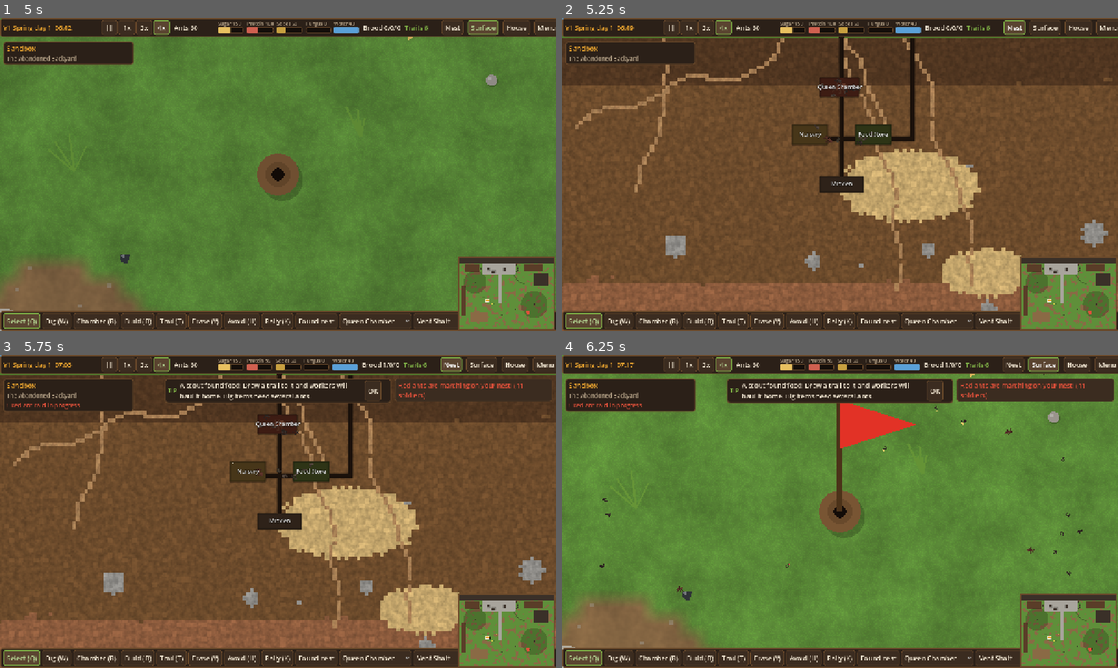
Above: before the commit, frames 1-4 (two rows, left to right).
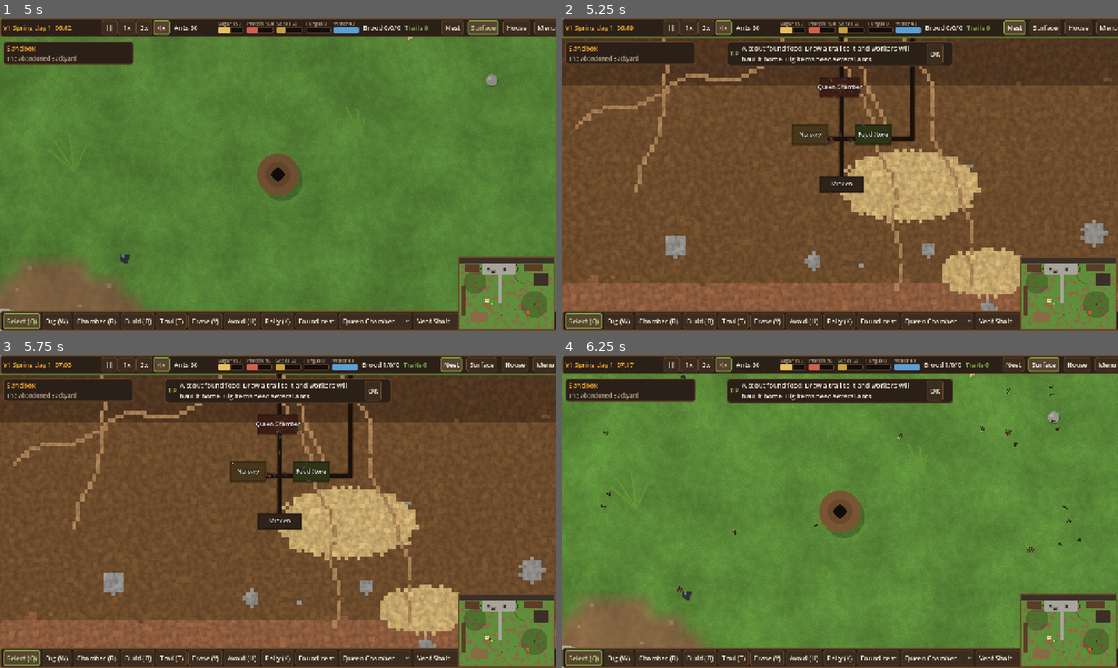
Above: after the commit, the same moments.

Repository: SubToFeralsloth11/Underfoot
Game: Godot game, scene res://Main.tscn
The game is run twice, just before and just after one commit, with the same random seed, the same clock (stepped at 60 frames per second) and the same inputs. This scene is started directly instead of the project's main scene.
Inputs:
- Up to frame 1 (5 s): click "OK" at 0.5 s; click "OK" at 1.25 s; click "||" at 2 s; click "1x" at 2.75 s; click "2x" at 3.5 s; click "4x" at 4.25 s
- Up to frame 2 (5.25 s): click "Nest" at 5 s
- Up to frame 3 (5.75 s): no input
- Up to frame 4 (6.25 s): click "Surface" at 5.75 s

Frame 1 is identical in both runs. In frame 2, 2.8% of the frame differs, in the area x 29-88%, y 7-91%; in frame 3, 1.4%; in frame 4, 4.4%, in the area x 0-100%, y 6-92%.
Error in both runs: Invalid access to property or key 'camera' on a base object of type 'Nil'. (res://Main.gd:94)

Commit message:
Fix raid combat across hash cells, collapse cascades and harsh seepage; wire remaining trait unlocks

Diff:
--- a/data/castes.json
+++ b/data/castes.json
@@ -5,7 +5,7 @@
   "nurse":   {"index": 3, "hp": 8,  "speed": 0.9, "carry": 1, "dig": 0.2, "attack": 0, "food_cost": 1, "sense": 1.0, "grip": 0.8, "nurse": 1.0, "lifespan_days": 70, "size": 4.5, "diet": 0.6,  "feeds": 4, "wander": 0.3, "color": "#4a3628", "producible": true, "unlock": ""},
   "major":   {"index": 4, "hp": 60, "speed": 0.7, "carry": 4, "dig": 1.5, "attack": 12, "food_cost": 5, "sense": 1.0, "grip": 4.0, "nurse": 0.0, "lifespan_days": 45, "size": 9.0, "diet": 1.0,  "feeds": 9, "wander": 0.2, "color": "#3d140a", "producible": true, "unlock": "caste:major"},
   "minim":   {"index": 5, "hp": 4,  "speed": 1.2, "carry": 0.5, "dig": 0.6, "attack": 0.5, "food_cost": 0.4, "sense": 1.2, "grip": 0.6, "nurse": 0.8, "lifespan_days": 35, "size": 3.0, "diet": 0.2, "feeds": 2, "wander": 0.4, "color": "#2e2418", "producible": true, "unlock": "caste:minim"},
-  "queen":   {"index": 6, "hp": 50, "speed": 0.3, "carry": 0, "dig": 0.0, "attack": 2, "food_cost": 4, "sense": 1.0, "grip": 2.0, "nurse": 0.4, "lifespan_days": 100000, "size": 12.0, "diet": 1.0, "feeds": 12, "wander": 0.0, "color": "#6a2a12", "producible": false, "unlock": ""},
+  "queen":   {"index": 6, "hp": 300, "speed": 0.3, "carry": 0, "dig": 0.0, "attack": 4, "food_cost": 4, "sense": 1.0, "grip": 2.0, "nurse": 0.4, "lifespan_days": 100000, "size": 12.0, "diet": 1.0, "feeds": 12, "wander": 0.0, "color": "#6a2a12", "producible": false, "unlock": ""},
   "royal":   {"index": 7, "hp": 15, "speed": 1.4, "carry": 0, "dig": 0.0, "attack": 1, "food_cost": 2, "sense": 1.0, "grip": 1.0, "nurse": 0.0, "lifespan_days": 30, "size": 9.0, "diet": 1.0, "feeds": 10, "wander": 0.1, "color": "#7a3a1a", "producible": false, "unlock": ""},
   "_ants": {
     "base_speed": 45.0,
--- a/data/nest.json
+++ b/data/nest.json
@@ -28,7 +28,7 @@
     "air_lethal": 22,
     "air_damage": 0.6,
     "rain_entrance_inflow": 40.0,
-    "rain_seep": 2.2,
+    "rain_seep": 0.6,
     "seep_depth_mm": 140.0,
     "water_flow": 0.5,
     "drain_rate": 4.0,
--- a/sim/AntSim.gd
+++ b/sim/AntSim.gd
@@ -331,7 +331,7 @@
 	for c in ncol:
 		var col = _cols[c]
 		_home_pos[c] = world.nests[col.nest].surface_pos
-		_player_w[c] = player_weight * col.mult("pheromone.player_strength")
+		_player_w[c] = player_weight * col.mult("pheromone.player_strength") * (1.5 if col.has_unlock("behaviour:hive_mind") else 1.0)
 		for k in ncastes:
 			_speed[c * ncastes + k] = col.c_speed[k]
 			_sense[c * ncastes + k] = sense_dist * col.c_sense[k]
@@ -570,7 +570,10 @@
 					job[i] = J_NONE
 					return
 				state[i] = DIG
-				if g.dig(mc, col.c_dig[ci] * dt):
+				var work: float = col.c_dig[ci] * dt
+				if col.has_unlock("behaviour:deep_shafts") and g.soil(mc).get("id", "") in ["clay", "gravel", "root"]:
+					work *= 2.0
+				if g.dig(mc, work):
 					world.on_cell_dug(inside[i], mc)
 					carry[i] = ITEM_SPOIL
 					carry_amt[i] = 1.0
@@ -655,12 +658,25 @@
 				if f[c] > 0 and f[c] < NestGrid.INF:
 					_nest_move(i, g, c, f, spd)
 				else:
+					# In the queen chamber: go for the queen herself; grab brood on the way out.
 					var victim = world.colonies[g.owner]
-					if victim.brood.size() > 0 and world.rng_ants.randf() < 0.02:
+					var q: int = victim.queen_ant
+					if q >= 0 and is_alive(q) and layer[q] == LAYER_NEST and inside[q] == inside[i]:
+						var d := pos[q] - pos[i]
+						if d.length() > 3.0:
+							var np := pos[i] + d.normalized() * minf(spd, d.length() - 2.0)
+							if g.passable(np):
+								pos[i] = np
+						heading[i] = d.angle()
+						if state[i] != FIGHT:
+							state[i] = FIGHT
+							target[i] = -q - 2
+					elif victim.brood.size() > 0 and world.rng_ants.randf() < 0.02:
 						victim.brood.pop_back()
 						carry[i] = 6
 						carry_amt[i] = 1.0
-					_jitter(i, g, c, spd * 0.5)
+					else:
+						_jitter(i, g, c, spd * 0.5)
 			else:
 				if _nest_go_exit(i, g, c, spd):
 					_exit_to_surface(i, g, c)
@@ -1087,35 +1103,61 @@
 	var hc := hcell[i]
 	if hc < 0:
 		return
-	var j := hash_head[hc]
 	var me := faction[i]
 	var p := pos[i]
 	var sp := space_of(i)
-	while j >= 0:
-		if j != i and faction[j] != me and state[j] != DEAD and space_of(j) == sp and pos[j].distance_squared_to(p) < 64.0:
-			var dmg: float = col.c_attack[caste[i]] * dt
-			var other = world.colonies[home[j]]
-			if col.has_unlock("behaviour:decapitate") and world.rng_ants.randf() < 0.05 * dt:
-				dmg = 999.0
-			if col.has_unlock("behaviour:formic_spray"):
-				dmg *= 1.3
-			dmg *= other.mult("combat.damage_taken")
-			hp[j] -= dmg
-			if state[i] != FIGHT:
-				state[i] = FIGHT
-				target[i] = -j - 2
-			if state[j] != FIGHT and state[j] != HAUL:
-				state[j] = FIGHT
-				target[j] = -i - 2
-			var ph: PheromoneField = world.pher[sp]
-			ph.deposit(p.x, p.y, me * PheromoneField.PER_FACTION + PheromoneField.ALARM, alarm_deposit * 0.5)
-			if hp[j] <= 0.0:
-				col.kills["ant"] = col.kills.get("ant", 0) + 1
-				kill(j, "combat")
-				if state[i] == FIGHT:
-					state[i] = WANDER if layer[i] != LAYER_NEST else TASK
-			return
-		j = hash_next[j]
+	# Keep hitting the current foe if still in reach.
+	var foe := -1
+	var t := target[i]
+	if t <= -2:
+		var e := -t - 2
+		if e < n and state[e] != DEAD and faction[e] != me and space_of(e) == sp and pos[e].distance_squared_to(p) < 64.0:
+			foe = e
+	if foe < 0:
+		# Search this hash cell and its 8 neighbours (foes straddle cell borders).
+		var hx := hc % HASH_W
+		var hy := hc / HASH_W
+		for dy in range(-1, 2):
+			var yy := hy + dy
+			if yy < 0 or yy >= HASH_H:
+				continue
+			for dx in range(-1, 2):
+				var xx := hx + dx
+				if xx < 0 or xx >= HASH_W:
+					continue
+				var j := hash_head[yy * HASH_W + xx]
+				while j >= 0:
+					if j != i and faction[j] != me and state[j] != DEAD and space_of(j) == sp and pos[j].distance_squared_to(p) < 64.0:
+						foe = j
+						break
+					j = hash_next[j]
+				if foe >= 0:
+					break
+			if foe >= 0:
+				break
+	if foe < 0:
+		return
+	var dmg: float = col.c_attack[caste[i]] * dt
+	var other = world.colonies[home[foe]]
+	if col.has_unlock("behaviour:decapitate") and world.rng_ants.randf() < 0.05 * dt:
+		dmg = 999.0
+	if col.has_unlock("behaviour:formic_spray"):
+		dmg *= 1.3
+	dmg *= other.mult("combat.damage_taken")
+	hp[foe] -= dmg
+	if state[i] != FIGHT:
+		state[i] = FIGHT
+	target[i] = -foe - 2
+	if state[foe] != FIGHT and state[foe] != HAUL:
+		state[foe] = FIGHT
+		target[foe] = -i - 2
+	var ph: PheromoneField = world.pher[sp]
+	ph.deposit(p.x, p.y, me * PheromoneField.PER_FACTION + PheromoneField.ALARM, alarm_deposit * 0.5)
+	if hp[foe] <= 0.0:
+		col.kills["ant"] = col.kills.get("ant", 0) + 1
+		kill(foe, "combat")
+		if state[i] == FIGHT:
+			state[i] = WANDER if layer[i] != LAYER_NEST else TASK
 
 
 # ---------------------------------------------------------------- hazards
--- a/sim/Creatures.gd
+++ b/sim/Creatures.gd
@@ -67,6 +67,8 @@
 	if not flags.get("creatures", false):
 		return
 	var rate: float = float(season.get("creature_rate", 0.5)) * float(diff.get("creature_rate", 1.0)) * world.year_ramp()
+	# Small colonies get fewer visitors: threats scale in with the population.
+	rate *= clampf(world.colony_population() / 80.0, 0.2, 1.0)
 	var rng: RandomNumberGenerator = world.rng_creatures
 	var attempts := int(rate) + (1 if rng.randf() < fmod(rate, 1.0) else 0)
 	for a in attempts:
--- a/sim/NestGrid.gd
+++ b/sim/NestGrid.gd
@@ -681,11 +681,13 @@
 	if kind != "nest":
 		return filled
 	var rubble := soil_id_index("rubble")
+	# Rubble that fell during this check settles before it can cave in again.
+	var fresh := {}
 	for y in range(maxi(_min_open_row, 1), mini(_max_open_row + 1, h)):
 		var x := 0
 		while x < w:
 			var c := y * w + x
-			if solidity[c] != 0 or not _weak_ceiling(c - w):
+			if solidity[c] != 0 or not _weak_ceiling(c - w) or fresh.has(c - w):
 				x += 1
 				continue
 			var x0 := x
@@ -693,7 +695,7 @@
 			var chance := 0.0
 			while x < w:
 				var cc := y * w + x
-				if solidity[cc] != 0 or not _weak_ceiling(cc - w):
+				if solidity[cc] != 0 or not _weak_ceiling(cc - w) or fresh.has(cc - w):
 					break
 				var s: Dictionary = _soils[soil_type[cc - w]]
 				var ms := float(s.get("max_span", 999))
@@ -715,6 +717,7 @@
 							moisture[fc] = 0.0
 							mark_dirty(fc)
 							filled.append(fc)
+							fresh[fc] = true
 	if filled.size() > 0:
 		rebuild_open_list()
 		_invalidate_fields()
--- a/sim/Weather.gd
+++ b/sim/Weather.gd
@@ -189,7 +189,7 @@
 	var t := surface_temp()
 	if t < 3.0:
 		d += (3.0 - t) * 0.08 / col.mult("env.cold_resist")
-	if in_sprinkler(p) and not col.has_unlock("behaviour:raft"):
+	if in_sprinkler(p) and not col.has_unlock("behaviour:raft") and not col.has_unlock("behaviour:living_bridges"):
 		d += 0.35 / col.mult("env.flood_resist")
 	return d
 
--- a/sim/World.gd
+++ b/sim/World.gd
@@ -39,7 +39,8 @@
 var campaign: Campaign
 var env_cfg: Dictionary = {}
 
-var rally: Array = [{"pos": Vector2.INF, "active": false, "until": 0, "last": -999999}, {"pos": Vector2.INF, "active": false, "until": 0, "last": -999999}]
+## "last" = tick of the faction's previous raid; 0 so the first raid waits a full interval.
+var rally: Array = [{"pos": Vector2.INF, "active": false, "until": 0, "last": 0}, {"pos": Vector2.INF, "active": false, "until": 0, "last": 0}]
 var stats: Dictionary = {"satellites": 0, "flights": 0}
 var field_guide: Dictionary = {}
 var haul_power: Dictionary = {}
